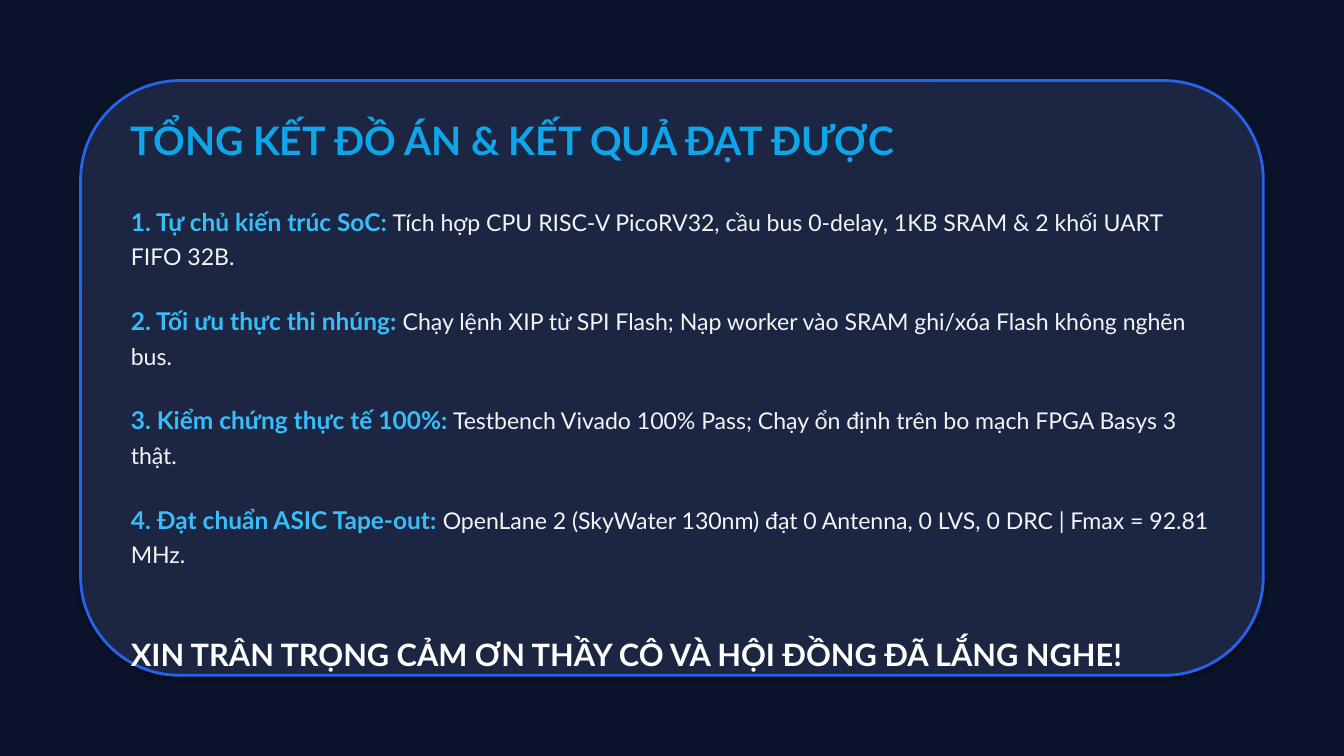
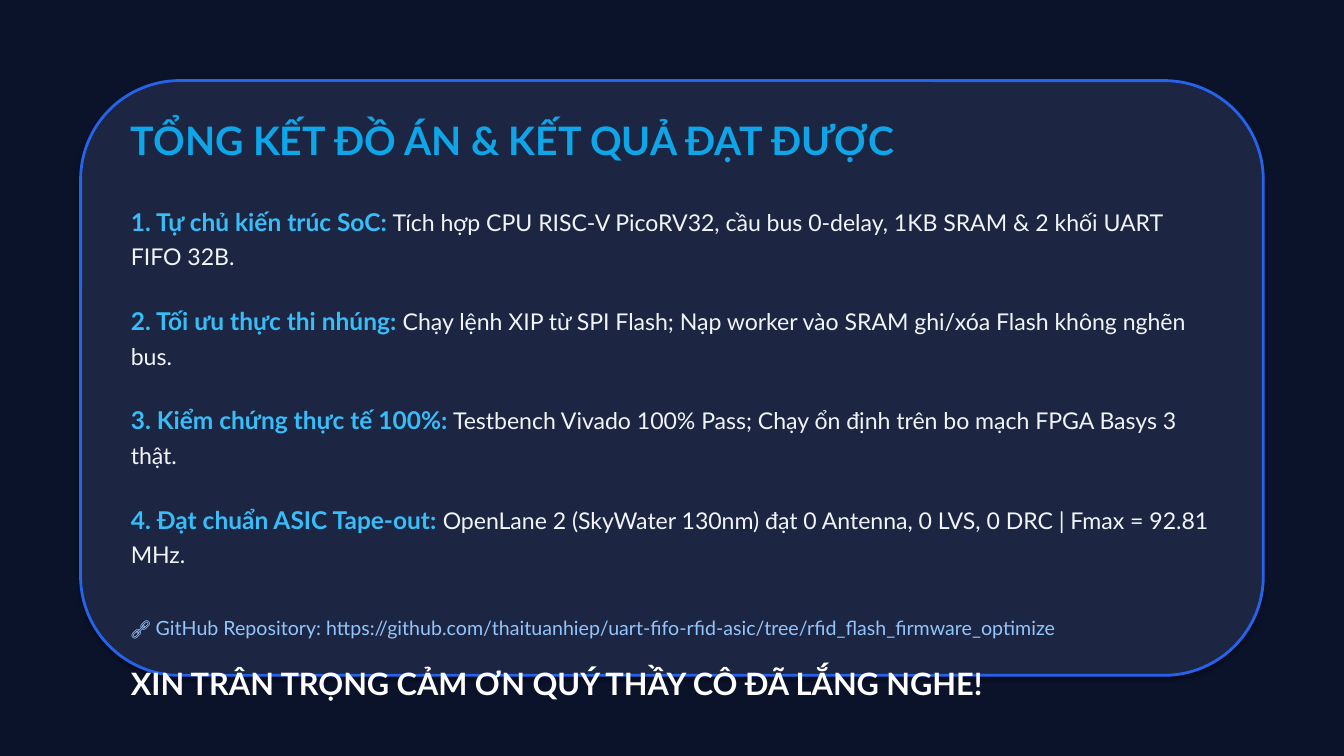
Before and after one commit to thaituanhiep/uart-fifo-rfid-asic, a slide deck: slide 13 of rdm6300-picorv32-rom-data/document/Bao_Cao_Do_An_RDM6300_PicoRV32_SoC.pptx. Drawn at 1344x756 pixels with LibreOffice and Linux fonts; fonts in the diff are those of the drawing. Boxes give left, top, right and bottom in pixels: in the first picture for what was removed or moved away, otherwise in the second. Text is boxed around its words. In the diff, an @@ line names an element or a change of style, - is before the commit and + after.

Commit message:
optimize

```diff
--- a/rdm6300-picorv32-rom-data/document/Bao_Cao_Do_An_RDM6300_PicoRV32_SoC.pptx
+++ b/rdm6300-picorv32-rom-data/document/Bao_Cao_Do_An_RDM6300_PicoRV32_SoC.pptx
@@ text at box(131, 620, 1055, 701): text changed; size 22 to 14 pt; text colour #FFFFFF to #93C5FD; bold off @@
-XIN TRÂN TRỌNG CẢM ƠN THẦY CÔ VÀ HỘI ĐỒNG ĐÃ LẮNG NGHE!
+🔗 GitHub Repository: https://github.com/thaituanhiep/uart-fifo-rfid-asic/tree/rfid_flash_firmware_optimize
+XIN TRÂN TRỌNG CẢM ƠN QUÝ THẦY CÔ ĐÃ LẮNG NGHE!
```
Also in this commit, not shown: 2 other slides changed, 19 other files.
